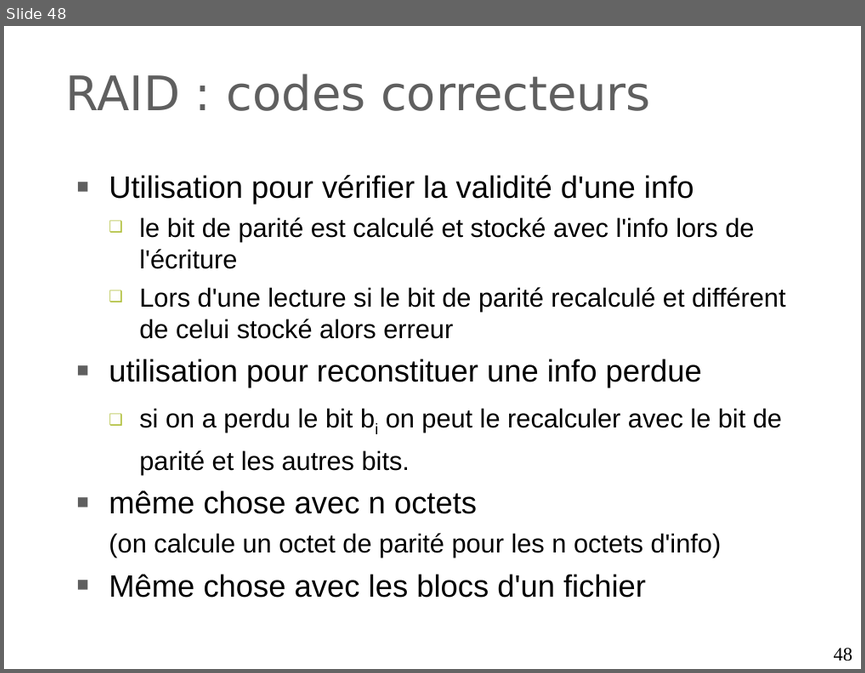
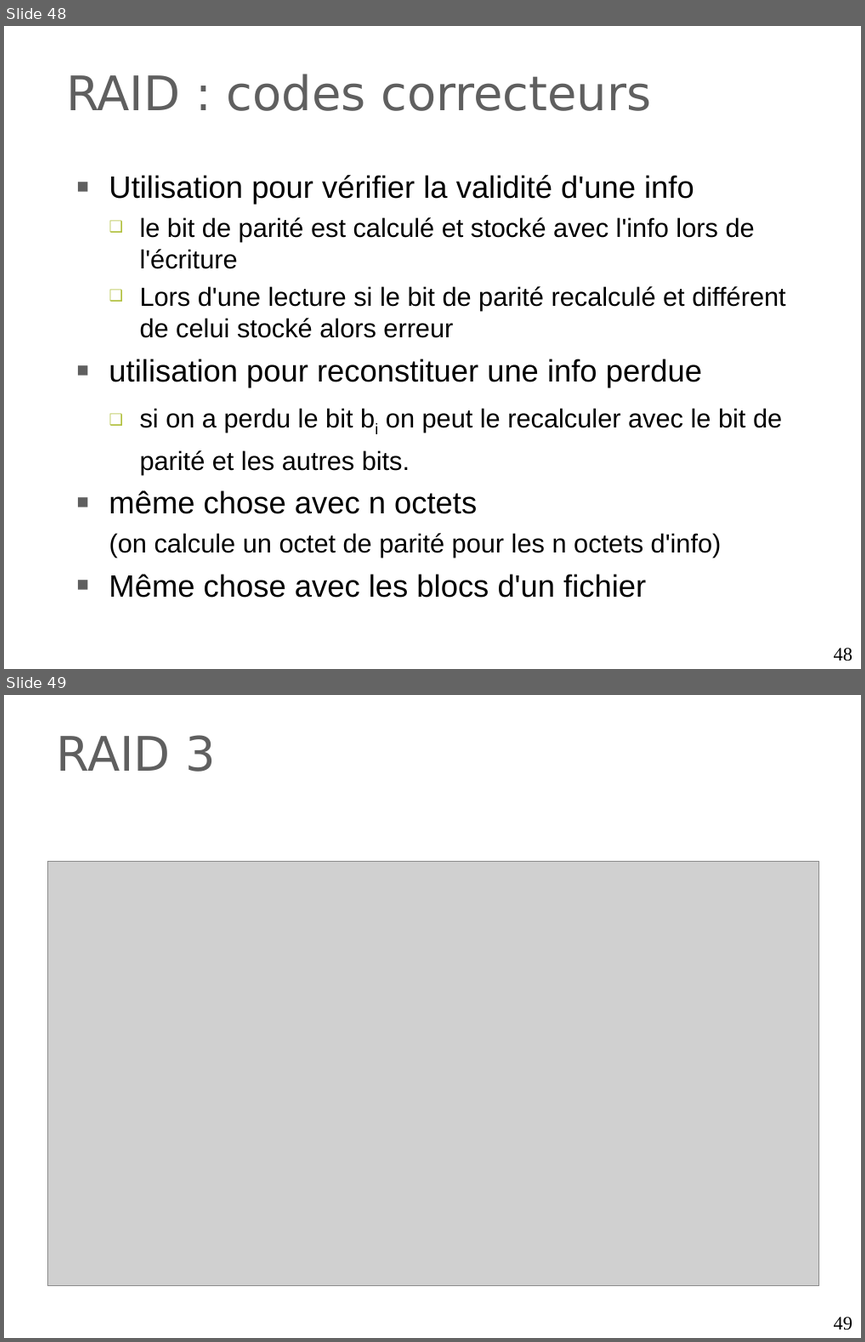
Before and after one commit to duanegris/texts, a slide deck: isi1/slides/10_gestion_disque.ppt. Shown one above the other, each under a label of ours: slide 48 before the commit, slides 48 and 49 after it. The pictures are 865x673 and 865x1342 pixels, drawn with LibreOffice and Linux fonts; fonts in the diff are those of the drawing; grey boxes stand for pictures; background and template pictures are left out. Boxes give left, top, right and bottom in pixels: in the first picture for what was removed or moved away, otherwise in the second. Text is boxed around its words. In the diff, an @@ line names an element or a change of style, - is before the commit and + after.

```diff
--- a/isi1/slides/10_gestion_disque.ppt
+++ b/isi1/slides/10_gestion_disque.ppt
@@ slide 49 added at (4,695,861,1338), background picture (left out) @@
@@ title added at (57,735,216,771), 40 pt, text #5F5F5F @@
+RAID 3
@@ picture added at (47,862,819,1286) @@
@@ page number added at (834,1316,852,1330), 16 pt, text #000000 @@
+49
```
Also in this commit, not shown: 3 slides changed, 1 other slide added, 4 other files.
